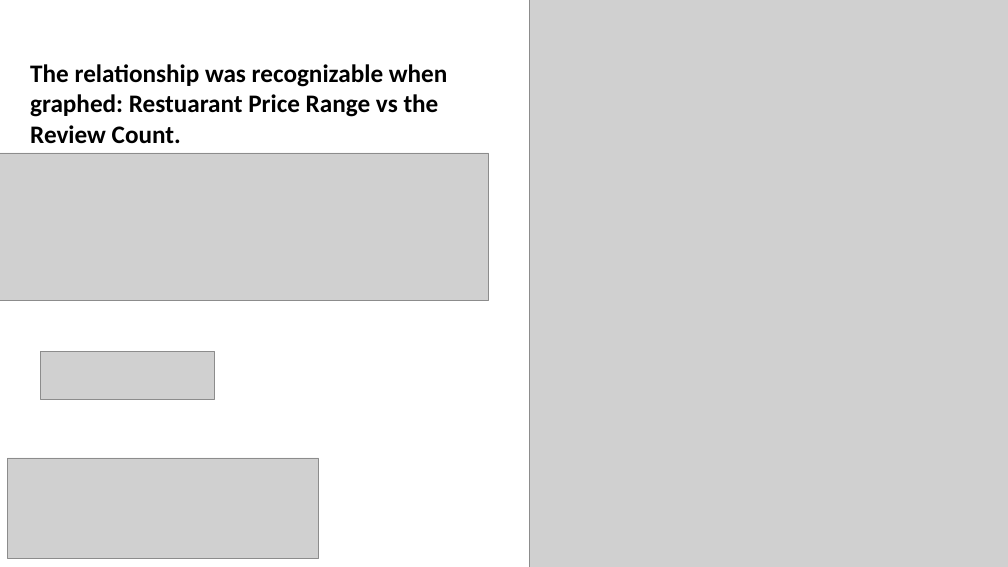
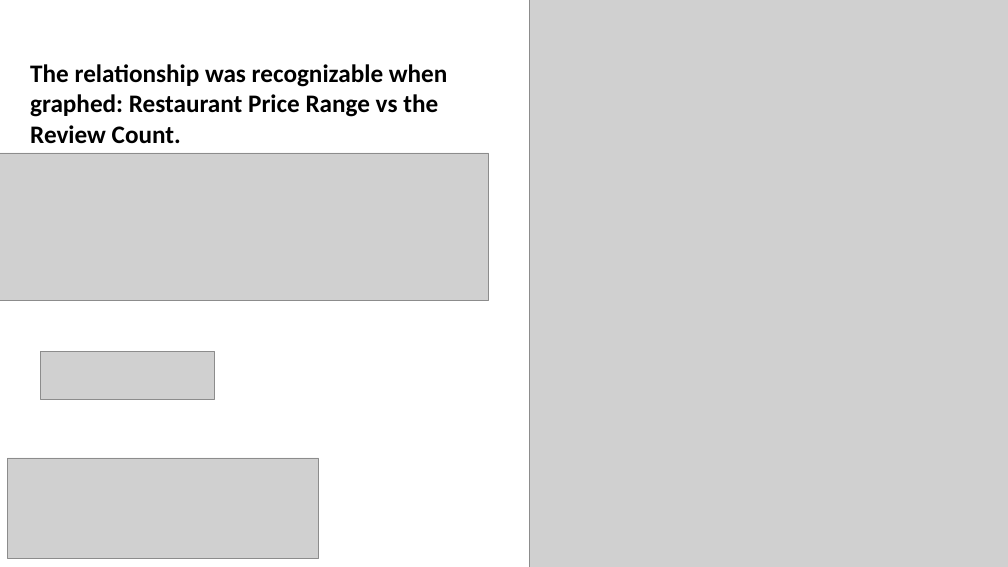
Before and after one commit to FinanceJunky/SMU-Project1-Group2, a slide deck: slide 12 of output_data/SMU_project1.pptx. Drawn at 1008x567 pixels with LibreOffice and Linux fonts; fonts in the diff are those of the drawing; grey boxes stand for pictures. Boxes give left, top, right and bottom in pixels: in the first picture for what was removed or moved away, otherwise in the second. Text is boxed around its words. In the diff, an @@ line names an element or a change of style, - is before the commit and + after.

Commit message:
power point correction

```diff
--- a/output_data/SMU_project1.pptx
+++ b/output_data/SMU_project1.pptx
@@ text at [30,64,447,144]: text changed @@
-The relationship was recognizable when graphed: Restuarant Price Range vs the Review Count.
+The relationship was recognizable when graphed: Restaurant Price Range vs the Review Count.
```
